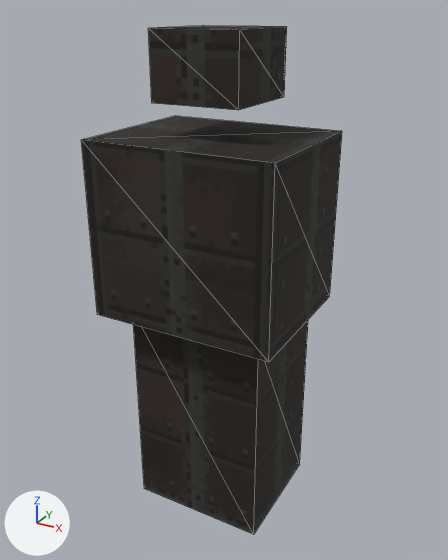
An edit to the glTF model assets/models/batch030/enemies/enemy_role_ranged.glb, drawn before and after from the same camera.
Both versions are drawn from a 50 mm lens placed at (0.809, -1.5, 1.416), pointed at (-0.01, -0.012, 0.672). Lighting does not change. The marker at lower left points along +X, +Y and +Z. The picture after the commit comes second. Mesh edges are drawn as thin lines. Vertices at exactly the same position are counted once.

Objects in the first picture: 'enemy_role_ranged'.
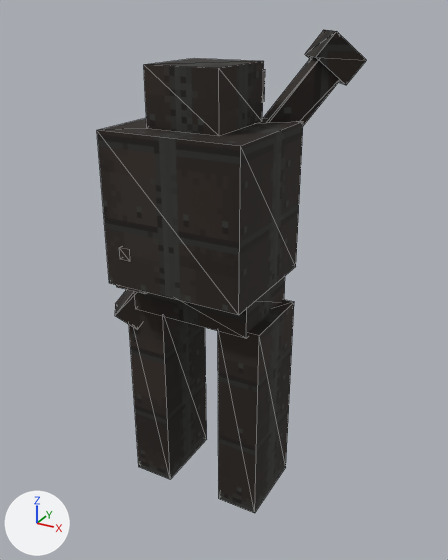
The change, as a list of edits to the scene's bpy script:
```text
Change me_enemy_role_ranged:
    used by ob_enemy_role_ranged; location = (0.0, 0.0, 0.0)
    remove me_enemy_role_ranged.from_pydata(...)  # 144 vertices, 236 faces; spans x -0.287..0.287, y -0.332..0.332, z 0.0..1.372
    add me_enemy_role_ranged.from_pydata(...)  # 152 vertices, 244 faces; spans x -0.308..0.308, y -0.273..0.273, z 0.0..1.361
    me_enemy_role_ranged part 1: a new loose piece, a box spanning x 0.063..0.189, y -0.18..0.058, z 0.0..0.616, in mat_enemy_role_ranged_body (picture img_enemy_role_ranged_body_t)
    me_enemy_role_ranged part 2: a new loose piece, a box spanning x -0.245..-0.119, y -0.18..0.058, z 0.0..0.616, in mat_enemy_role_ranged_body (picture img_enemy_role_ranged_body_t)
    me_enemy_role_ranged part 3: a new loose piece, a box spanning x -0.21..0.154, y -0.187..0.065, z 0.602..0.714, in mat_enemy_role_ranged_body (picture img_enemy_role_ranged_body_t)
    me_enemy_role_ranged part 4: a new loose piece, a box spanning x -0.231..0.175, y -0.271..0.093, z 0.714..1.134, in mat_enemy_role_ranged_body (picture img_enemy_role_ranged_body_t)
    me_enemy_role_ranged part 5: a new loose piece, a box spanning x -0.105..0.049, y 0.016..0.114, z 1.176..1.26, in mat_enemy_role_ranged_body (picture img_enemy_role_ranged_body_t)
    me_enemy_role_ranged part 6: a new loose piece, a box spanning x -0.133..0.077, y -0.194..0.044, z 1.134..1.288, in mat_enemy_role_ranged_plate (picture img_enemy_role_ranged_plate_t)
    me_enemy_role_ranged part 7: the loose piece of 8 vertices spanning x 0.147..0.245, y -0.152..-0.124, z 0.728..0.952 is moved by (-0.364, -0.106, -0.028)
    me_enemy_role_ranged part 8: the loose piece of 8 vertices spanning x 0.179..0.213, y -0.251..-0.108, z 0.823..0.857 is moved by (-0.364, -0.022, -0.028)
    me_enemy_role_ranged part 9: the loose piece of 8 vertices spanning x -0.231..0.287, y -0.332..0.089, z 0.644..1.12 is rebuilt with 8 vertices and now spans x -0.308..0.273, y -0.224..0.241, z 0.535..1.327, in mat_enemy_role_ranged_plate (picture img_enemy_role_ranged_plate_t)
    me_enemy_role_ranged part 10: 8 loose pieces with 72 vertices, spanning x -0.287..0.224, y -0.257..0.332, z 0.0..1.372, are deleted
    me_enemy_role_ranged part 11: 8 vertices added at x 0.131..0.308, y 0.101..0.273, z 1.228..1.361
    other edits to the shape of me_enemy_role_ranged do not show in these pictures
```

Changed parts and their boxes [x1, y1, x2, y2] in the pictures (448 x 560 px; the box of a moved part takes in the faces that stretch with it):
'enemy_role_ranged', reshaped
    before: [81, 26, 342, 534]
    after: [97, 30, 366, 513]
part 1 of me_enemy_role_ranged, added
    after: [218, 300, 294, 513]
part 2 of me_enemy_role_ranged, added
    after: [129, 311, 207, 479]
part 3 of me_enemy_role_ranged, added
    after: [135, 276, 285, 338]
part 4 of me_enemy_role_ranged, added
    after: [97, 118, 303, 315]
part 5 of me_enemy_role_ranged, added (mostly hidden)
    after: [263, 70, 265, 102]
part 6 of me_enemy_role_ranged, added
    after: [144, 58, 264, 136]
part 7 of me_enemy_role_ranged, moved or reshaped (not visible before)
    after: [117, 286, 147, 294]
part 8 of me_enemy_role_ranged, moved or reshaped (not visible before)
    after: [120, 248, 131, 262]
part 9 of me_enemy_role_ranged, rebuilt (14% narrower, 10% taller)
    before: [81, 116, 342, 362]
    after: [115, 58, 340, 329]
part 10 of me_enemy_role_ranged, deleted
    before: [133, 26, 308, 534]
part 11 of me_enemy_role_ranged, added
    after: [305, 30, 366, 85]
